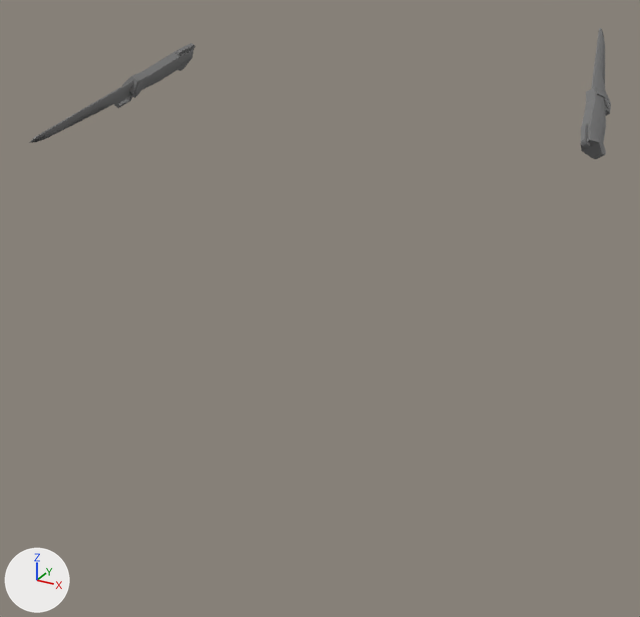
The FBX model Document/서원준/weapon/3_fbx/dagger/dagger.fbx, before and after one commit.
Rendered twice from a camera (50 mm lens) standing at (0.701, -1.337, 1.08) and looking at (-0.055, 0.037, 0.393). Arrows for +X, +Y and +Z are at lower left; the lights stay in place.

Names of what the first picture shows: 'dagger_001', 'dagger_002'.
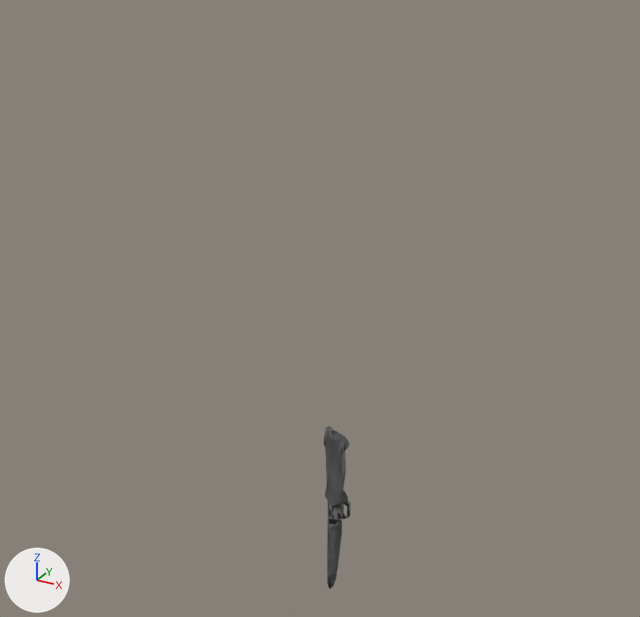
Location of each change, (x1, y1, x2, y2) in pixels of the pictures (640 x 617 px):
'dagger_001', moved, turned
    before: (29, 43, 195, 143)
    after: (324, 426, 351, 589)
'dagger_002', moved, turned (not visible afterwards)
    before: (580, 28, 611, 159)

What changed in the scene script:
```text
Change ob_dagger_002:
    ob_dagger_002.rotation_euler: (2.075, 0.899, 0.614) -> (0.0, 0.0, 0.0)  # degrees (119, 52, 35) -> degrees (0, 0, 0)
    ob_dagger_002.location: (0.407, 0.084, 0.824) -> (0.0, 0.0, 0.0)
Change ob_dagger_001:
    ob_dagger_001.rotation_euler: (1.067, 0.899, 2.528) -> (0.0, 0.0, 0.0)  # degrees (61, 52, 145) -> degrees (0, 0, 0)
    ob_dagger_001.location: (-0.427, -0.015, 0.792) -> (0.0, 0.0, 0.0)
```
